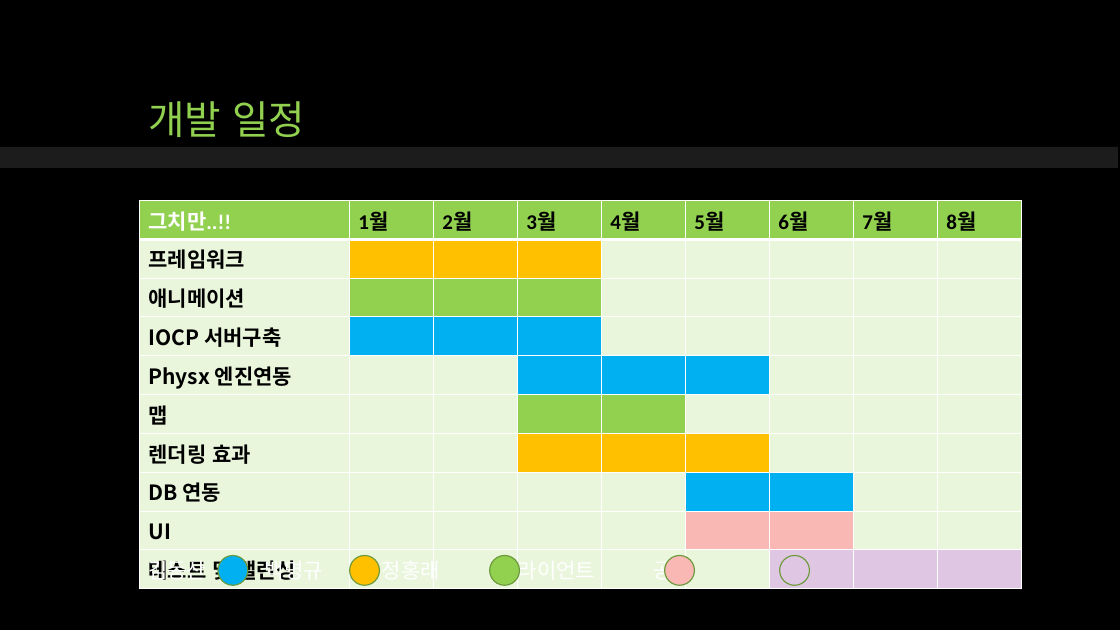
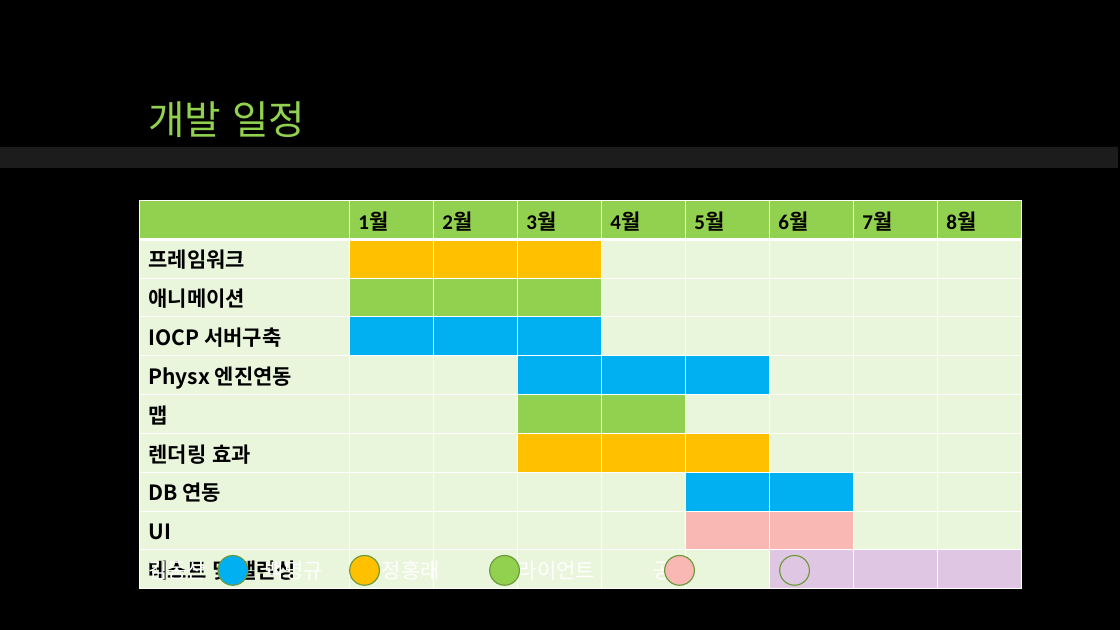
Before and after one commit to qwert830/SP, a slide deck: slide 15 of 기획/UTB_Unknown_Team_Battle.pptx. Drawn at 1120x630 pixels with LibreOffice and Linux fonts; fonts in the diff are those of the drawing. Boxes give left, top, right and bottom in pixels: in the first picture for what was removed or moved away, otherwise in the second. Text is boxed around its words. In the diff, an @@ line names an element or a change of style, - is before the commit and + after.

```diff
--- a/기획/UTB_Unknown_Team_Battle.pptx
+++ b/기획/UTB_Unknown_Team_Battle.pptx
@@ table at (140, 201, 1023, 587) @@
-row 1, column 1: 그치만..!!
+row 1, column 1: 
```
Also in this commit, not shown: 1 other slide changed.
